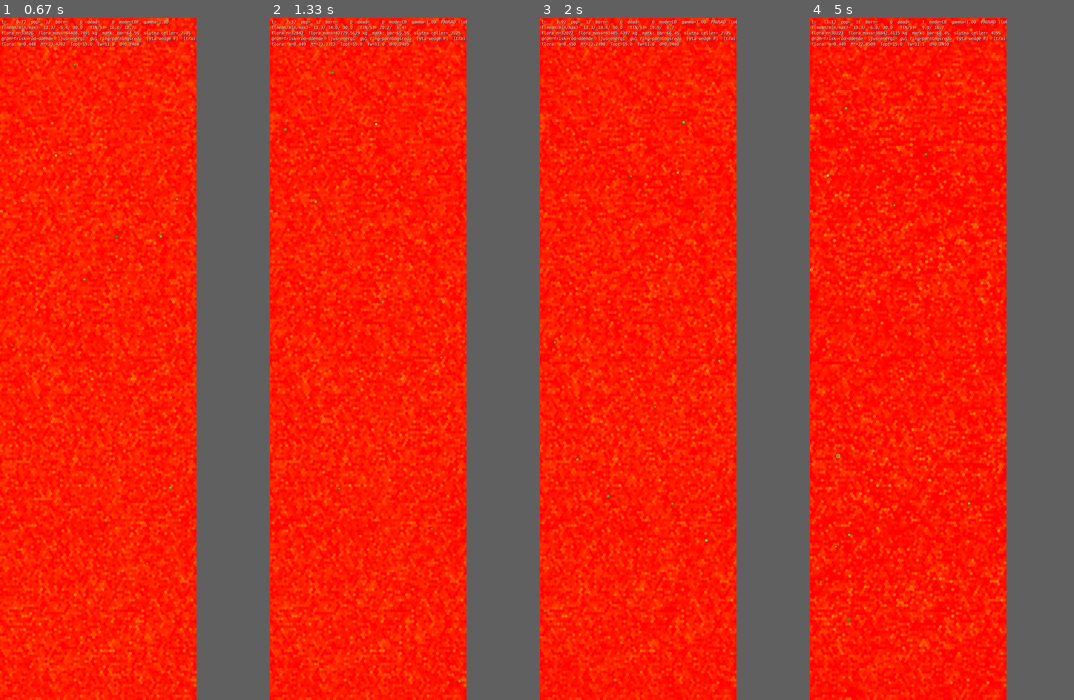
Above: before the commit, frames 1-4 (left to right).
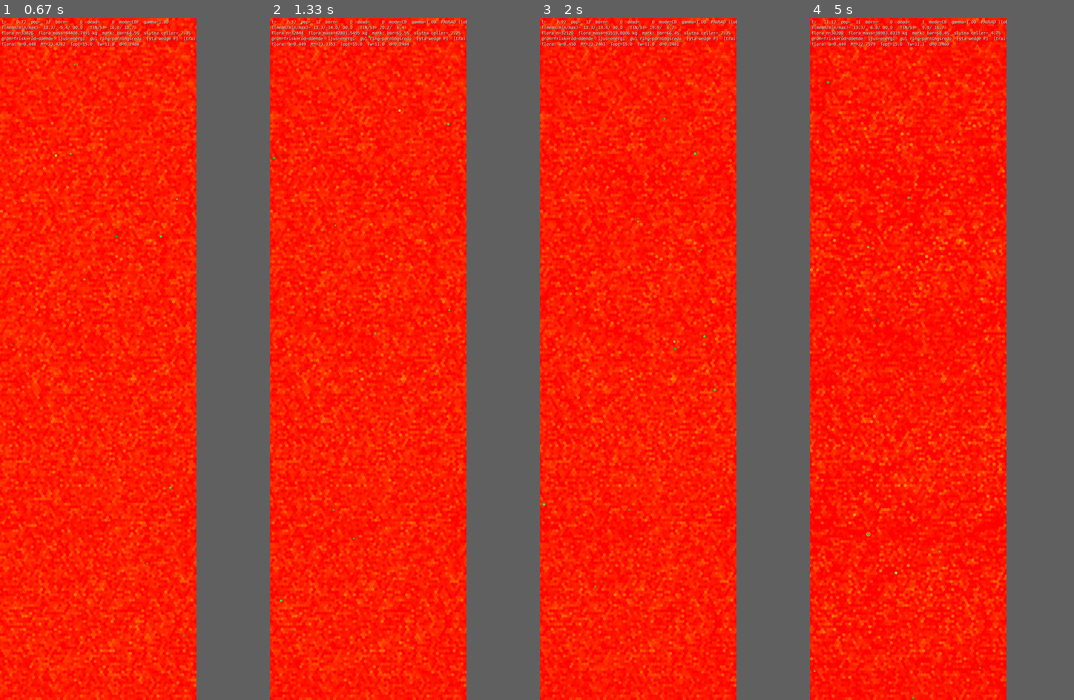
Above: after the commit, the same moments.

Repository: JoakimStorck/nep-process
Game: pygame game, started from nep_gui_launcher.py
The game is run twice, just before and just after one commit, with the same random seed, the same clock (stepped at 60 frames per second) and the same inputs.
Inputs:
- Up to frame 1 (0.67 s): click "START" at 0.38 s
- Up to frame 2 (1.33 s): tap Space at 0.67 s; tap 1 at 1 s
- Up to frame 3 (2 s): no input
- Up to frame 4 (5 s): no input

Frame 1 is identical in both runs. In frame 2, 0.6% of the frame differs, in the area x 0-75%, y 0-100%; in frame 3, 2.1%; in frame 4, 10%.

Commit message:
Flocken som relation
"Alla inom synhåll" ger en flock som byter medlemmar varje gång någon
passerar: två flockar som möts smälter omedelbart samman, och en ensam
vandrare fångas av den första grupp den korsar. Ingen identitet över tid.

Medlemskapet byggs nu upp som en affinitet — stiger med flock_gain vid varje
observation, avtar med flock_decay mellan dem. Vid 0,25 och 0,90 krävs
ungefär fyra observationer för full medlem, och en granne som försvinner
tappas efter ungefär trettio.

Kohesionen behåller det täta per-cell-fältet — att dras mot där det finns
artfränder alls är rimligt även för icke-medlemmar — medan alignment blir
medlemsviktad. Man dras mot främlingar men följer bara sina egna. Aggregatet
kan inte viktas per observatör eftersom alla läser samma fält, så alignment
räknas i _acquire_neighbours över varje djurs egna kandidater; listan finns
redan efter filtreringen.

Måttet var också fel. Kursordningen beräknades globalt och blir låg även vid
perfekt lokal samordning om flera flockar rör sig åt olika håll. Mot en
slumpblandad kontroll:

  soc 0,1   lokal ordning 0,404 mot 0,430   kvot 0,94
  soc 0,9                 0,494 mot 0,407   kvot 1,21

Medianflocken har 25 medlemmar över affinitetsgolvet. Kohesionskvoten
1,07–1,08 med medelavstånd 3,79 mot Poisson-förväntan 4,68.

Diff:
--- a/agent.py
+++ b/agent.py
@@ -2088,6 +2088,10 @@
     _follow_id: int = field(init=False, default=0)
     # (antal, kurs-x, kurs-y) per riktningssektor i kroppsram.
     _soc_sectors: object = field(init=False, default=None, repr=False, compare=False)
+    # id -> affinitet. Flocken som relation; se `_acquire_neighbours`.
+    _flock: object = field(init=False, default=None, repr=False, compare=False)
+    # Medlemsviktad medelkurs i kroppsram, (x, y).
+    _flock_align: object = field(init=False, default=None, repr=False, compare=False)
     # Temperatur per riktningssektor i kroppsram, satt av sensingpasset.
     _temp_sectors: object = field(init=False, default=None, repr=False, compare=False)
     _cached_B0: float = field(init=False, default=0.0)
@@ -2668,9 +2672,15 @@
                             turn = clamp(turn + 0.40 * soc_bias * wcoh
                                          * clamp(_e / math.pi, -1.0, 1.0), -1.0, 1.0)
                             did_group = True
-                        # Alignment mot grannskapets medelkurs. Vektorerna är
-                        # redan i kroppsram, så nollriktningen är egen kurs.
-                        _hx = float(np.sum(_HX)); _hy = float(np.sum(_HY))
+                        # Alignment mot **flockens** medelkurs, viktad med
+                        # affinitet. Man dras mot främlingar men följer bara
+                        # sina egna. Faller tillbaka på det oviktade
+                        # sektoraggregatet om medlemskap saknas.
+                        _fa = getattr(self, "_flock_align", None)
+                        if _fa is not None and (abs(_fa[0]) + abs(_fa[1])) > 1e-9:
+                            _hx, _hy = float(_fa[0]), float(_fa[1])
+                        else:
+                            _hx = float(np.sum(_HX)); _hy = float(np.sum(_HY))
                         if abs(_hx) + abs(_hy) > 1e-9:
                             _ea = self._signed_angle(math.atan2(_hy, _hx))
                             turn = clamp(turn + 0.20 * soc_bias
--- a/population.py
+++ b/population.py
@@ -129,6 +129,12 @@
     # Radie i kontinuerliga enheter för insättningsfläcken. 0 = jämn
     # utspridning över hela världen. Se `_fauna_spawn_pos`.
     fauna_spawn_radius: float = 0.0
+    # Flockmedlemskap som relation: affiniteten stiger med `flock_gain` vid
+    # varje observation och avtar med `flock_decay` mellan dem. Vid 0,25 och
+    # 0,90 krävs ungefär fyra observationer för full medlem, och en granne som
+    # försvinner tappas efter ungefär trettio.
+    flock_gain: float = 0.25
+    flock_decay: float = 0.90
     # Startvärde för `sociability` hos grundarna. None = normal slumpning.
     #
     # Reflexen använder `soc_bias = 2·soc − 1`, så nollpunkten ligger vid 0,5:
@@ -2894,6 +2900,63 @@
             # men parningsvillighet väger tyngre än vanan.
             prio[same] -= 0.5
 
+        # Flocken som relation, inte som ögonblicksurval.
+        #
+        # "Alla inom synhåll" ger en flock som byter medlemmar varje gång någon
+        # passerar: två flockar som möts smälter omedelbart samman, och en
+        # ensam vandrare fångas av den första grupp den korsar. Det finns ingen
+        # identitet över tid.
+        #
+        # Med minne byggs medlemskapet upp — affiniteten stiger vid varaktig
+        # närhet och avtar när man skiljs åt. En främling som passerar får låg
+        # vikt tills den varit där ett tag. Det ger flockar som håller ihop
+        # genom möten, delas när de dras isär och gradvis blandas i stället för
+        # att slås samman. Medlemskapsmatrisen *är* flocken och går att mäta.
+        #
+        # Kohesionen behåller det täta per-cell-fältet — att dras mot där det
+        # finns artfränder alls är rimligt även för icke-medlemmar — medan
+        # alignment blir medlemsviktad. Det ger en naturlig asymmetri: man dras
+        # mot främlingar men följer bara sina egna.
+        #
+        # Aggregatet i `_build_sector_percept` kan inte viktas per observatör,
+        # eftersom alla läser samma fält. Därför räknas alignment här, över
+        # varje djurs egna kandidater — listan finns redan.
+        head_of = {}
+        for a in alive:
+            sl = int(getattr(a, "store_slot", -1))
+            if sl >= 0 and a.body.alive:
+                head_of[sl] = float(a.heading)
+
+        gain = float(getattr(self.PP, "flock_gain", 0.25))
+        decay = float(getattr(self.PP, "flock_decay", 0.90))
+        floor = 0.05
+        order_r = np.argsort(cand_row, kind="stable")
+        bounds = np.searchsorted(cand_row[order_r], np.arange(n + 1))
+        for r in range(n):
+            a = alive[idx[r]]
+            fl = getattr(a, "_flock", None)
+            if fl is None:
+                fl = {}
+                a._flock = fl
+            for k in list(fl):
+                v = fl[k] * decay
+                if v < floor:
+                    del fl[k]
+                else:
+                    fl[k] = v
+            hx = hy = 0.0
+            for t in order_r[bounds[r]:bounds[r + 1]]:
+                sl = int(cand_slot[t])
+                cid = int(st.id[sl])
+                w = min(1.0, fl.get(cid, 0.0) + gain)
+                fl[cid] = w
+                h = head_of.get(sl)
+                if h is not None:
+                    hx += w * math.cos(h)
+                    hy += w * math.sin(h)
+            ch = math.cos(-float(a.heading)); sh_ = math.sin(-float(a.heading))
+            a._flock_align = (hx * ch - hy * sh_, hx * sh_ + hy * ch)
+
         # Närmaste per djur: sortera på (rad, prioritet, avstånd).
         srt = np.lexsort((dist, prio, cand_row))
         cand_row = cand_row[srt]
Not shown, changed: TODO.md
